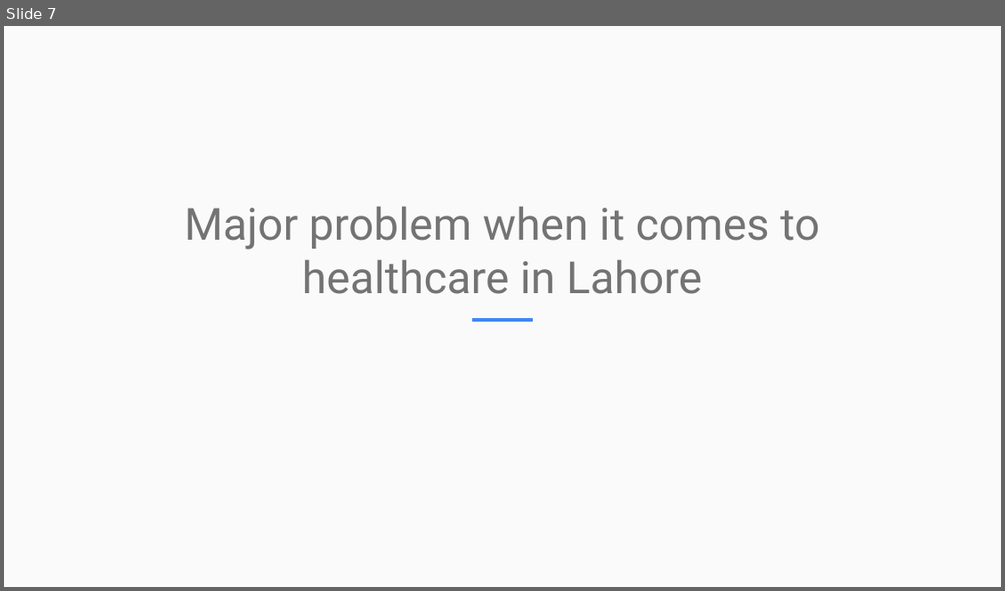
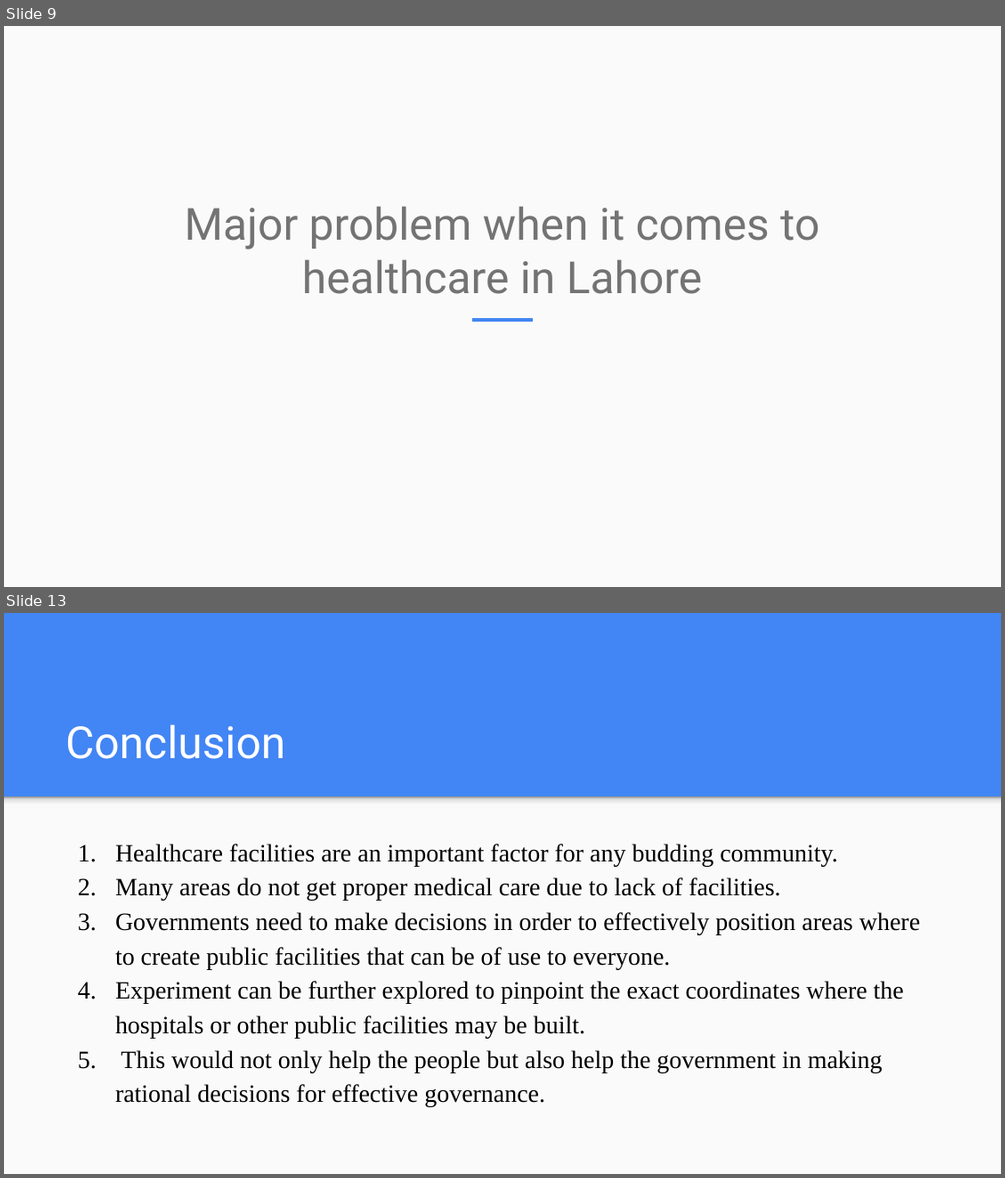
Before and after one commit to mh273/Coursera_Capstone, a slide deck: General presentation.pptx. Shown one above the other, each under a label of ours: slide 7 before the commit, slides 9 and 13 after it; the slides between them are not shown. The pictures are 1005x591 and 1005x1178 pixels, drawn with LibreOffice and Linux fonts; fonts in the diff are those of the drawing. Boxes give left, top, right and bottom in pixels: in the first picture for what was removed or moved away, otherwise in the second. Text is boxed around its words. In the diff, an @@ line names an element or a change of style, - is before the commit and + after.

```diff
--- a/General presentation.pptx
+++ b/General presentation.pptx
@@ slide 13 added at (4,613,1001,1174), background #4285F4 @@
@@ title added at (65,724,285,759), 32 pt, text #FFFFFF @@
+Conclusion
@@ rectangle added at (4,796,1001,1173), fill #FAFAFA @@
@@ rectangle added at (4,796,1001,809), fill gradient #F9F9F9 to #DEDEDE to #999999 @@
@@ text added at (115,844,920,1107), 18 pt, text #000000 @@
+1. Healthcare facilities are an important factor for any budding community.
+2. Many areas do not get proper medical care due to lack of facilities.
+3. Governments need to make decisions in order to effectively position areas where to create public facilities that can be of use to everyone.
+4. Experiment can be further explored to pinpoint the exact coordinates where the hospitals or other public facilities may be built.
+5. This would not only help the people but also help the government in making rational decisions for effective governance.
@@ what was slide 7 is now slide 9 @@
```
Also in this commit, not shown: 1 slide changed, 3 other slides added, 1 slide removed.
